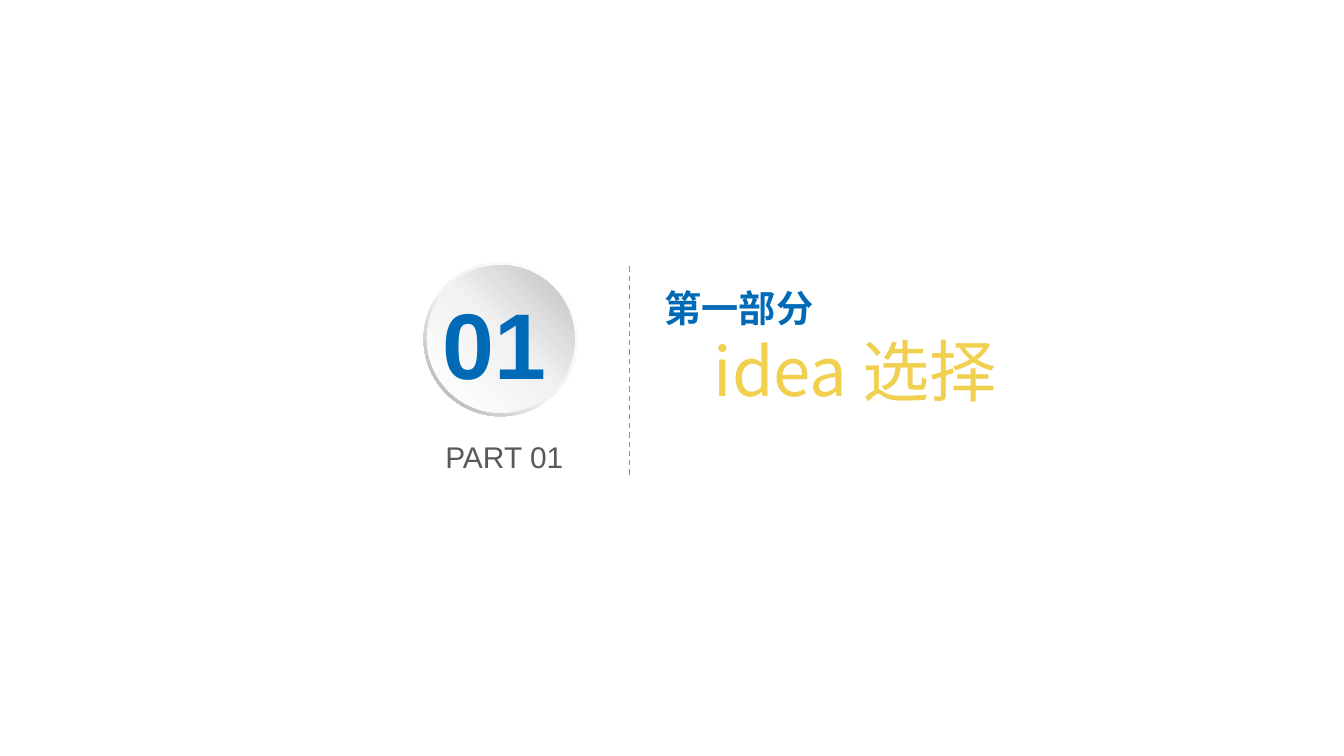
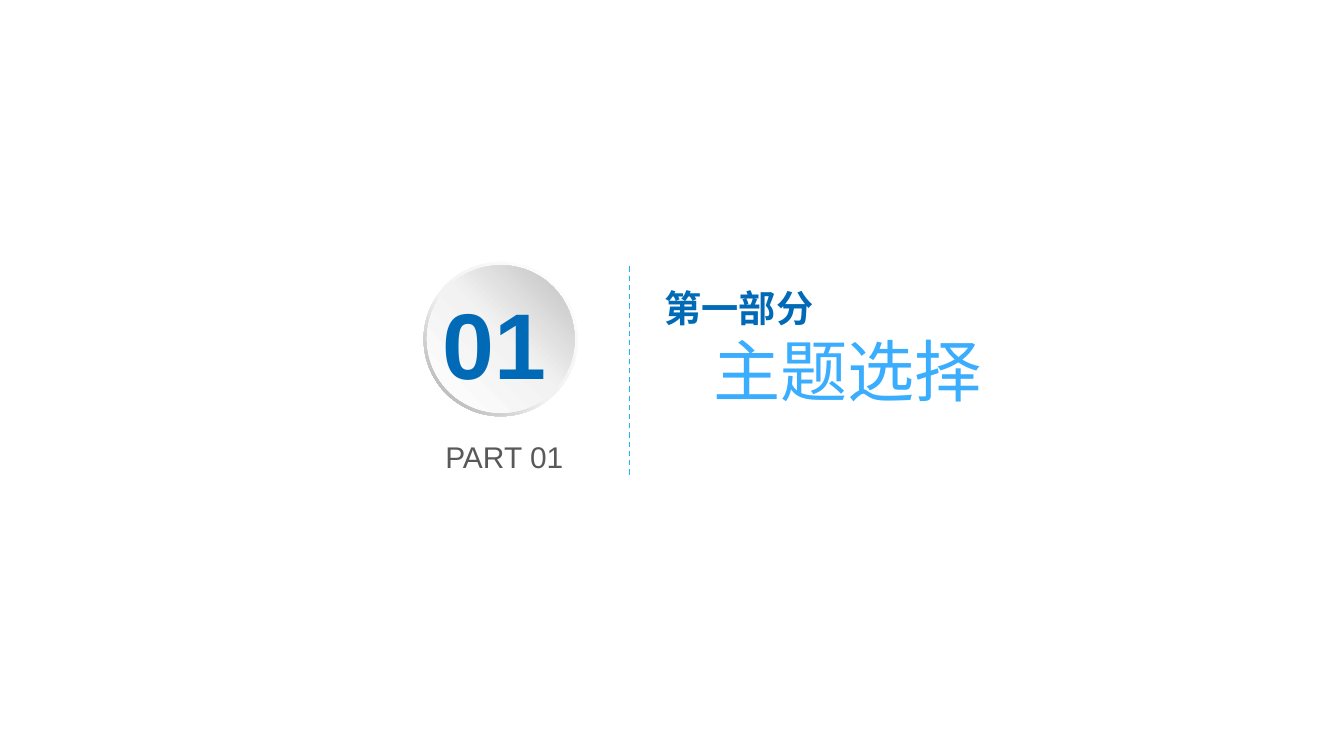
Before and after one commit to yfzm/FPSEI-team2, a slide deck: slide 3 of PROJECT2.pptx. Drawn at 1344x756 pixels with LibreOffice and Linux fonts; fonts in the diff are those of the drawing; background and template pictures are left out. Boxes give left, top, right and bottom in pixels: in the first picture for what was removed or moved away, otherwise in the second. Text is boxed around its words. In the diff, an @@ line names an element or a change of style, - is before the commit and + after.

```diff
--- a/PROJECT2.pptx
+++ b/PROJECT2.pptx
@@ text at (714,339,983,402): text changed; text colour #F0D04E to #3AADFF @@
-  idea 选择
+  主题选择
```
Also in this commit, not shown: 13 other slides changed, 7 slides added, 1 slide removed.
